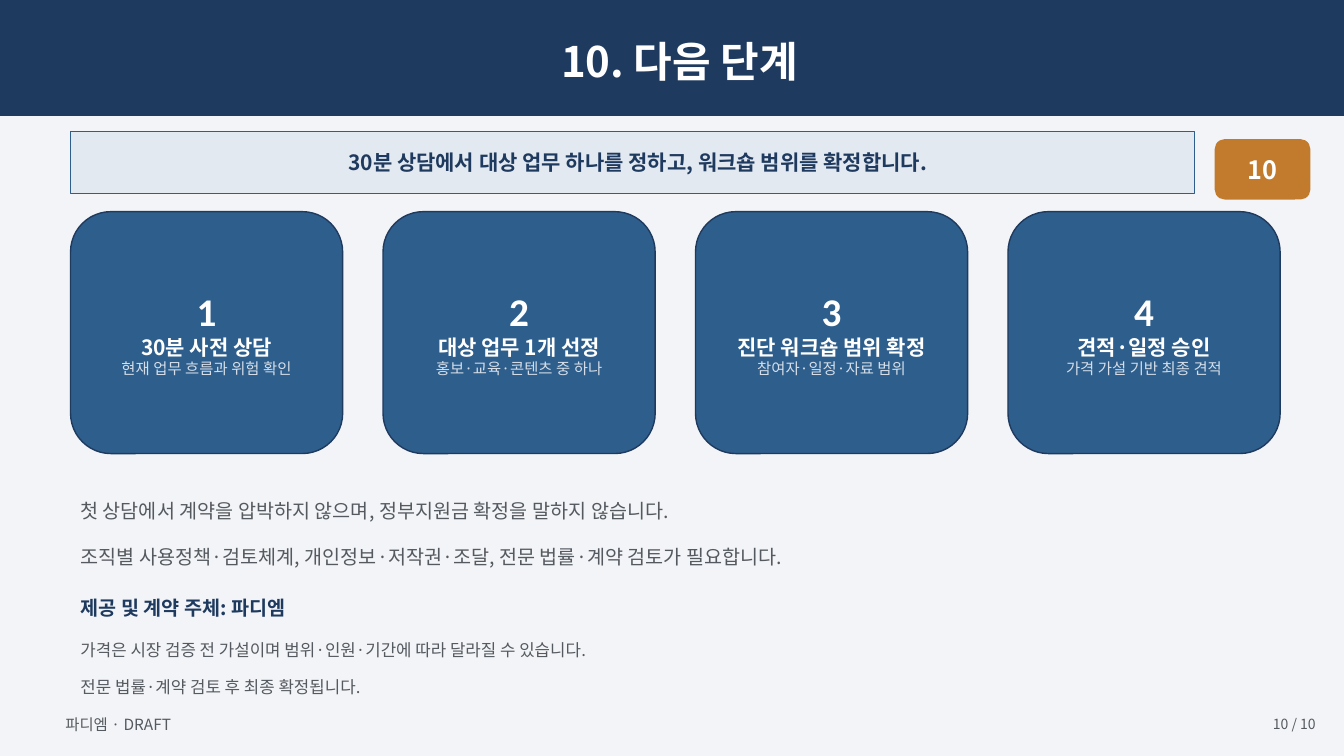
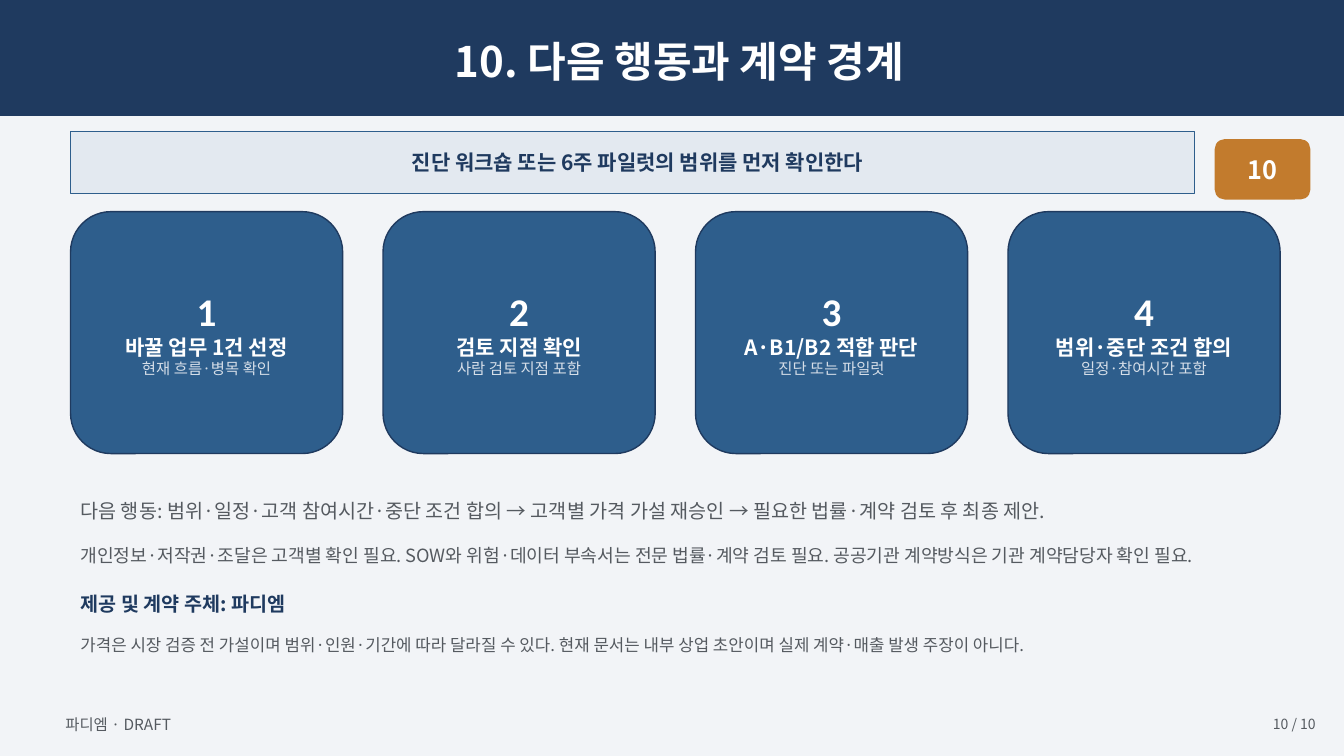
Before and after one commit to skerishKang/ai-revenue-lab, a slide deck: slide 10 of docs/commercial/business-35-ai-media-education-dx/customer-package/Business35_Master_Proposal_10p.pptx. Drawn at 1344x756 pixels with LibreOffice and Linux fonts; fonts in the diff are those of the drawing. Boxes give left, top, right and bottom in pixels: in the first picture for what was removed or moved away, otherwise in the second. Text is boxed around its words. In the diff, an @@ line names an element or a change of style, - is before the commit and + after.

```diff
--- a/docs/commercial/business-35-ai-media-education-dx/customer-package/Business35_Master_Proposal_10p.pptx
+++ b/docs/commercial/business-35-ai-media-education-dx/customer-package/Business35_Master_Proposal_10p.pptx
@@ text in rectangle at <box>455,41,904,81</box>: text changed @@
-10. 다음 단계
+10. 다음 행동과 계약 경계
@@ text in rectangle at <box>412,152,863,172</box>: text changed @@
-30분 상담에서 대상 업무 하나를 정하고, 워크숍 범위를 확정합니다.
+진단 워크숍 또는 6주 파일럿의 범위를 먼저 확인한다
@@ text in rounded rectangle at <box>126,337,288,375</box>: text changed @@
-30분 사전 상담
-현재 업무 흐름과 위험 확인
+바꿀 업무 1건 선정
+현재 흐름·병목 확인
@@ text in rounded rectangle at <box>456,337,582,375</box>: text changed @@
-대상 업무 1개 선정
-홍보·교육·콘텐츠 중 하나
+검토 지점 확인
+사람 검토 지점 포함
@@ text in rounded rectangle at <box>745,337,919,375</box>: text changed; size 11 to 15 pt; text colour #D5DEE8 to #FFFFFF; bold on @@
-진단 워크숍 범위 확정
-참여자·일정·자료 범위
+A·B1/B2 적합 판단
+진단 또는 파일럿
@@ text in rounded rectangle at <box>1056,337,1233,375</box>: text changed; size 11 to 15 pt; text colour #D5DEE8 to #FFFFFF; bold on @@
-견적·일정 승인
-가격 가설 기반 최종 견적
+범위·중단 조건 합의
+일정·참여시간 포함
@@ text at <box>80,501,1192,564</box>: text changed; size 14 to 13 pt @@
-첫 상담에서 계약을 압박하지 않으며, 정부지원금 확정을 말하지 않습니다.
-조직별 사용정책·검토체계, 개인정보·저작권·조달, 전문 법률·계약 검토가 필요합니다.
+다음 행동: 범위·일정·고객 참여시간·중단 조건 합의 → 고객별 가격 가설 재승인 → 필요한 법률·계약 검토 후 최종 제안.
+개인정보·저작권·조달은 고객별 확인 필요. SOW와 위험·데이터 부속서는 전문 법률·계약 검토 필요. 공공기관 계약방식은 기관 계약담당자 확인 필요.
@@ text at <box>80,594,285,613</box>: less space between paragraphs @@
@@ text at <box>80,637,1024,653</box>: text changed @@
-가격은 시장 검증 전 가설이며 범위·인원·기간에 따라 달라질 수 있습니다.
-전문 법률·계약 검토 후 최종 확정됩니다.
+가격은 시장 검증 전 가설이며 범위·인원·기간에 따라 달라질 수 있다. 현재 문서는 내부 상업 초안이며 실제 계약·매출 발생 주장이 아니다.
```
Also in this commit, not shown: 8 other slides changed, 1 slide added, 1 slide removed, 34 other files.
